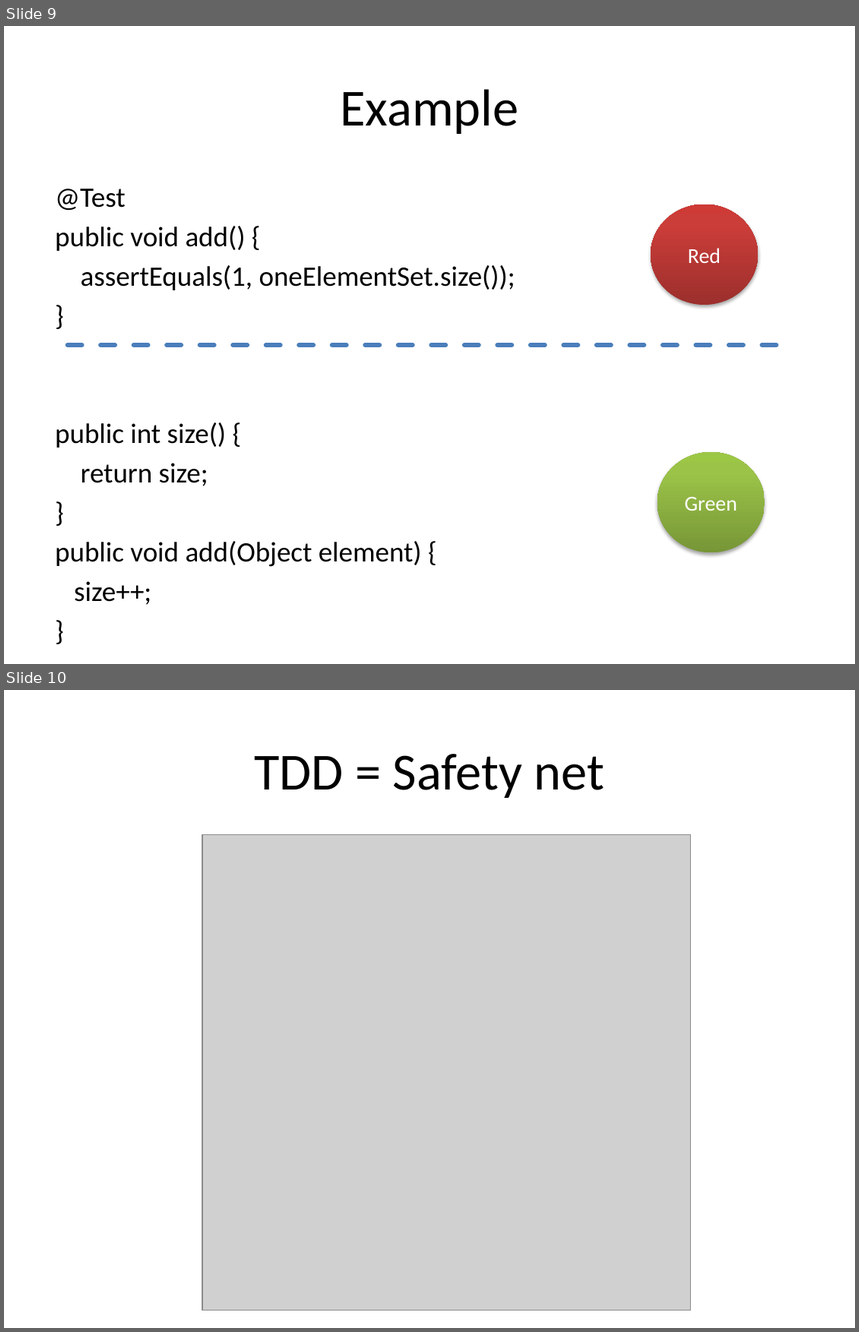
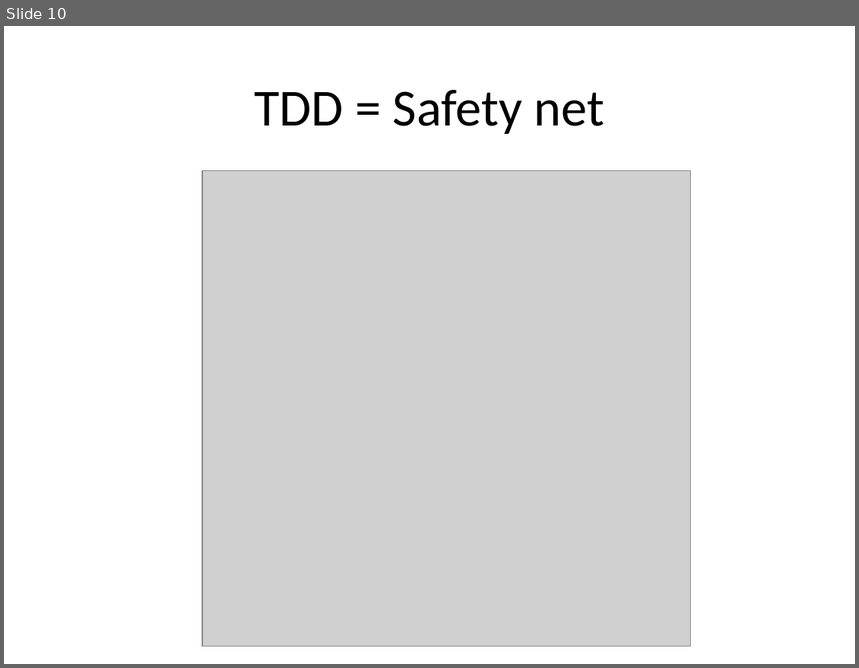
Before and after one commit to gsabev/ista2014, a slide deck: ISTA.pptx. Shown one above the other, each under a label of ours: slides 9 and 10 before the commit, slide 10 after it. The pictures are 859x1332 and 859x668 pixels, drawn with LibreOffice and Linux fonts; fonts in the diff are those of the drawing; grey boxes stand for pictures. Boxes give left, top, right and bottom in pixels: in the first picture for what was removed or moved away, otherwise in the second. Text is boxed around its words. In the diff, an @@ line names an element or a change of style, - is before the commit and + after.

```diff
--- a/ISTA.pptx
+++ b/ISTA.pptx
@@ slide 9 removed at box(4, 26, 855, 664), background #FFFFFF @@
@@ title removed at box(340, 89, 519, 134) @@
-Example
@@ text removed at box(55, 189, 515, 605) @@
-@Test
-public void add() {
-assertEquals(1, oneElementSet.size());
-}
-public int size() {
-return size;
-}
-public void add(Object element) {
-size++;
-}
@@ ellipse removed at box(651, 205, 758, 305) @@
-Red
@@ line removed from (68, 345) to (791, 345) @@
@@ ellipse removed at box(658, 452, 765, 553) @@
-Green
```
Also in this commit, not shown: 4 slides changed, 2 slides added, 8 other slides removed.
